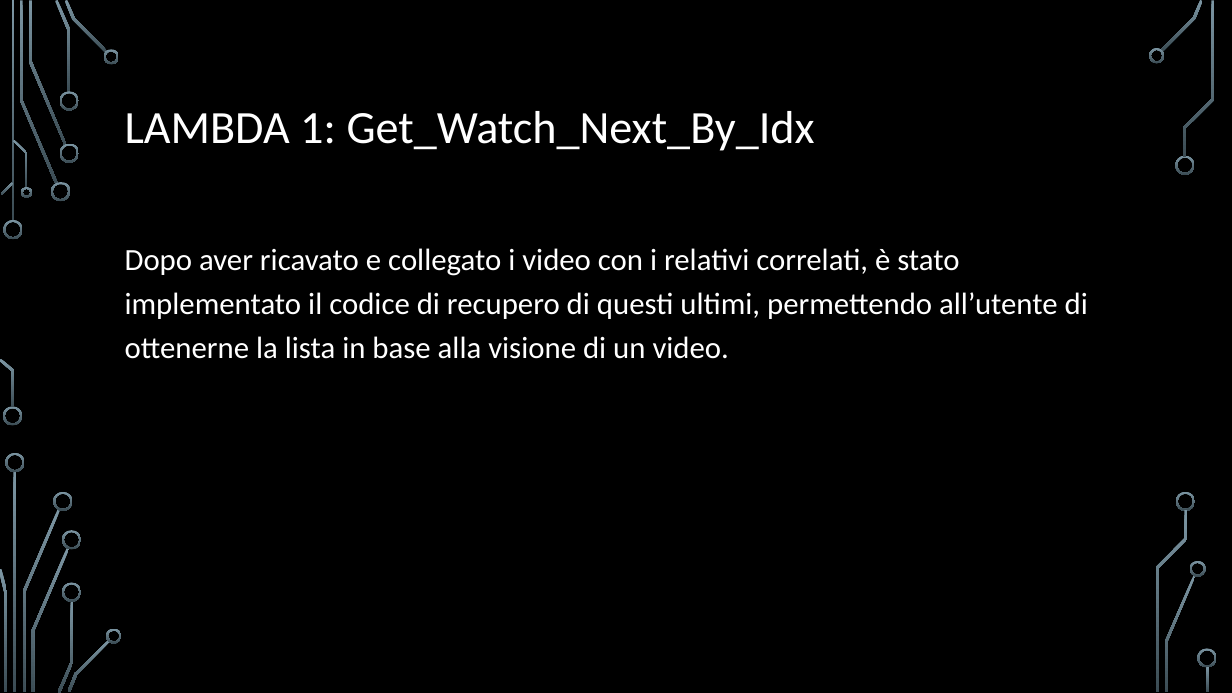
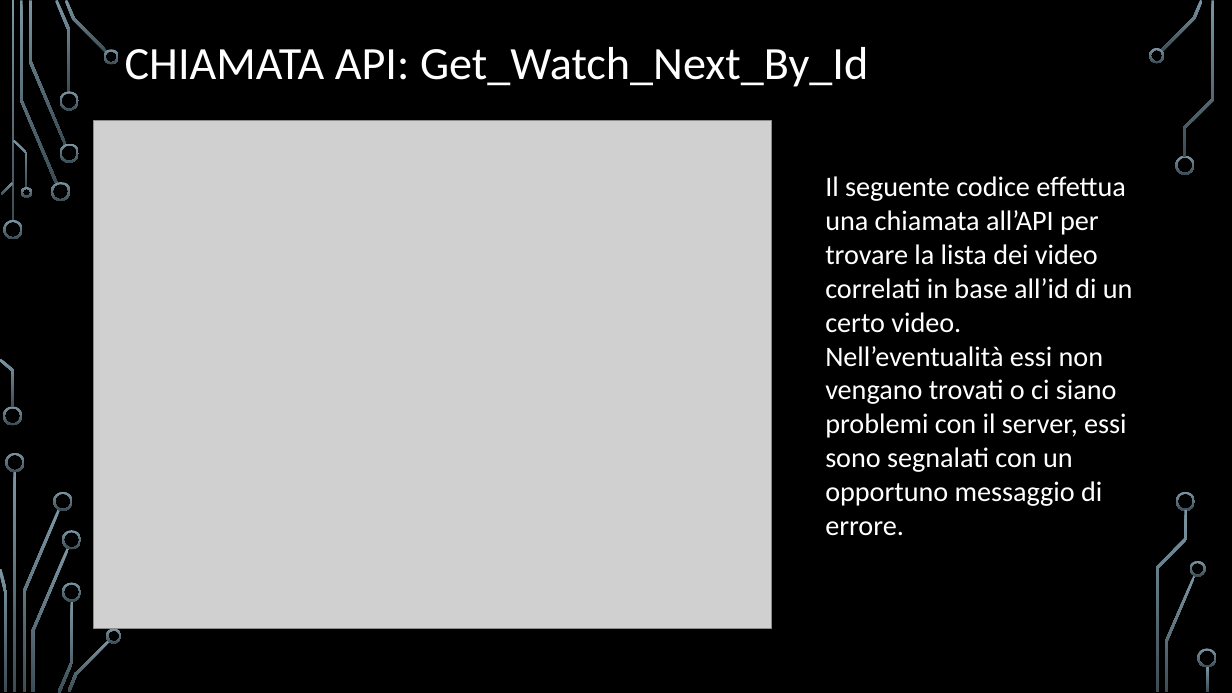
Before and after one commit to carraraFederico/TEDxLearn_ProgettoCloudMobile_2024, a slide deck: slide 2 of Presentazioni/TEDxLearn_part4.pptx. Drawn at 1232x693 pixels with LibreOffice and Linux fonts; fonts in the diff are those of the drawing; grey boxes stand for pictures; background and template pictures are left out. Boxes give left, top, right and bottom in pixels: in the first picture for what was removed or moved away, otherwise in the second. Text is boxed around its words. In the diff, an @@ line names an element or a change of style, - is before the commit and + after.

```diff
--- a/Presentazioni/TEDxLearn_part4.pptx
+++ b/Presentazioni/TEDxLearn_part4.pptx
@@ title at [125,47,868,87]: text changed @@
-LAMBDA 1: Get_Watch_Next_By_Idx
+CHIAMATA API: Get_Watch_Next_By_Id
@@ picture added at [93,120,772,628] @@
@@ text added at [825,176,1133,536], 22 pt, text #FFFFFF @@
+Il seguente codice effettua una chiamata all’API per trovare la lista dei video correlati in base all’id di un certo video.
+Nell’eventualità essi non vengano trovati o ci siano problemi con il server, essi sono segnalati con un opportuno messaggio di errore.
@@ text removed at [125,248,1088,359] @@
-Dopo aver ricavato e collegato i video con i relativi correlati, è stato implementato il codice di recupero di questi ultimi, permettendo all’utente di ottenerne la lista in base alla visione di un video.
```
Also in this commit, not shown: 3 other slides changed, 3 slides added, 3 slides removed.
